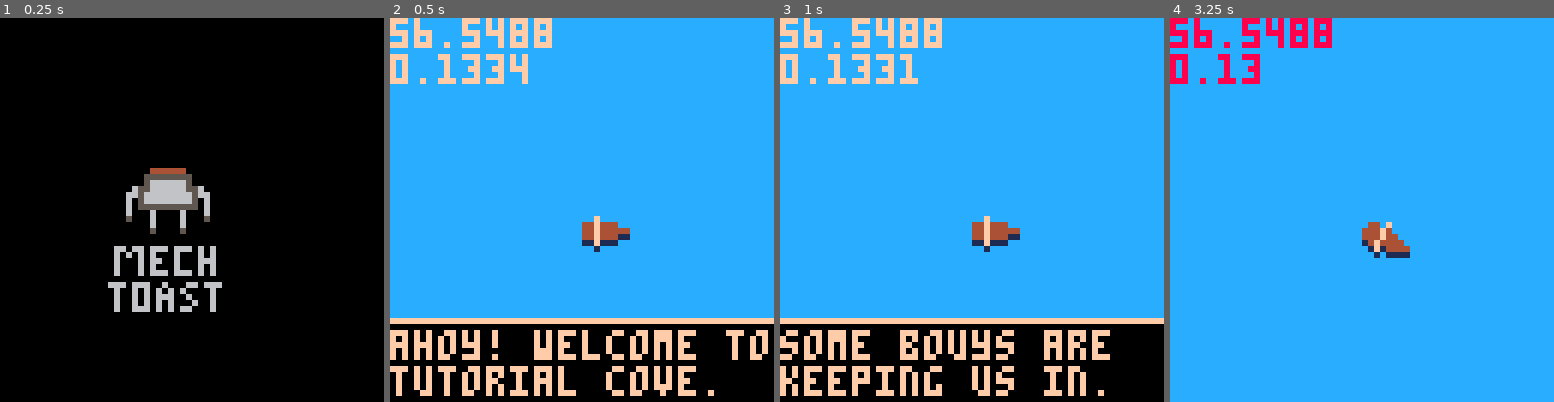
Above: before the commit, frames 1-4 (left to right).
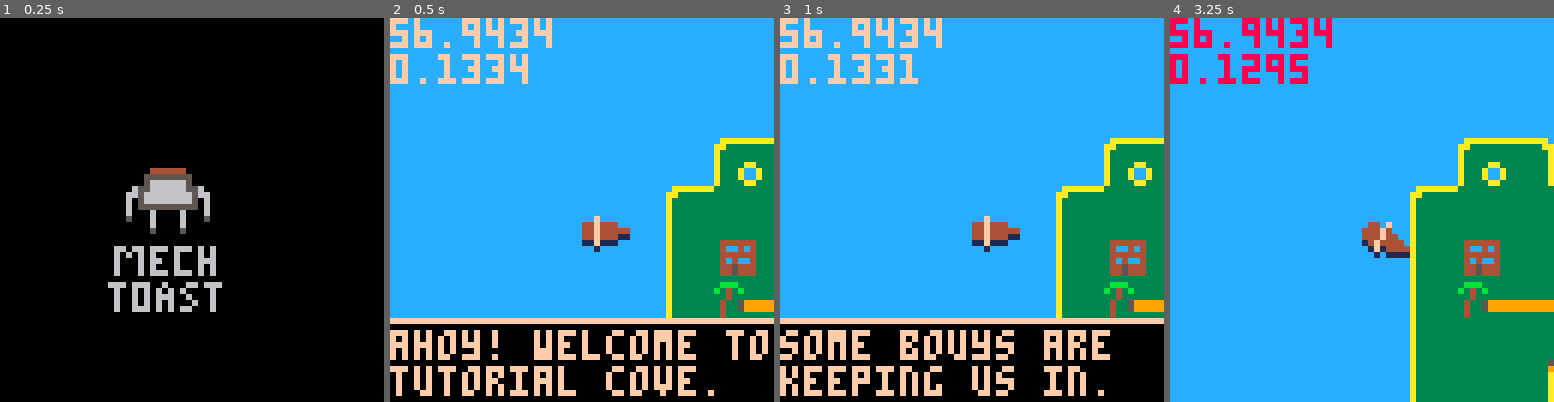
Above: after the commit, the same moments.

Repository: m-r-hunt/Pico-8-Carts
Game: PICO-8 cartridge lowrezjam.p8
Two runs of this game, one before a commit and one after it. Both use one fixed random seed, a clock stepped at 60 frames per second and the inputs below.
Inputs:
- Up to frame 1 (0.25 s): no input
- Up to frame 2 (0.5 s): tap X (X key) at 0.33 s
- Up to frame 3 (1 s): tap O (Z key) at 0.7 s
- Up to frame 4 (3.25 s): tap X (X key) at 1.07, 1.85, 2.97 s; hold Right 1.6-2.1 s; tap O (Z key) every 0.4 s from 1.7 to 2.9 s; hold Up 2.15-2.42 s; hold Right 2.47-3.03 s; hold Left from 3.08 s (still down)

Frame 1 is identical in both runs. In frame 2, 12% of the frame differs, in the area x 18-100%, y 0-79%; in frame 3, 12%; in frame 4, 25%, in the area x 18-100%, y 0-100%.

Commit message:
Worldo buildo.

Diff:
--- a/lowrezjam.p8
+++ b/lowrezjam.p8
@@ -103,6 +103,7 @@
    dx=0,
    dy=0,
    spd=0,
+   maxspd=2,
    ang=0}
 
 shovel=false
@@ -300,6 +301,7 @@
   if (btnp(3)) p.spd-=1
   if (btnp(4)) mapmode=not mapmode
   if (btnp(5)) dock()
+  p.spd=min(p.maxspd,p.spd)
   p.dx+=p.spd*cos(p.ang/16)
   p.dy+=p.spd*cos(p.ang/16+0.25)
   move_thing(p)
@@ -688,7 +690,7 @@
 
 
 __gff__
-0000000000010100000000000101000000000002010101010101010000010101000000000101010000030101010101010000000001010101010101010000000000000000000000000000000000000000000000000000000000000000000000000000000000000000000000000000000000000000000000000000000000000000
+0000000000010100000000000101000000000002010101010101010101000000000000020101010001010101010000000000000101010101010101010100010001010000000000000000000000000000010100000000000000000000000000000000000000000000000000000000000000000000000000000000000000000000
 0000000000000000000000000000000000000000000000000000000000000000000000000000000000000000000000000000000000000000000000000000000000000000000000000000000000000000000000000000000000000000000000000000000000000000000000000000000000000000000000000000000000000000
 __map__
 0404040404040404040404040404040404040404040404040404040404040404040404040404040404040404040404040404040404040404040404040404040404040404040404040404040404040404040404040404040404040404040404040404040404040404040404040404040404040404040404040404040404040404
@@ -699,26 +701,26 @@
 0404040404040404040404040404040404040404040404040404040404040404040404040404040404040404040404040404040404040404040404040404040404040404040404040404040404040404040404040404040404040404040404040404040404040404040404040404040404040404040404040404040404040404
 0404040404040404040414151604040404040404040404040404040404040404040404040404040404040404040404040404040404040404040404040404040404040404040404040404040404040404040404040404040404040404040404040404040404040404040404040404040404040404040404040404040404040404
 0404040404040404040424062604040404040404040404040404040404040404040404040404040404040404040404040404040404040404040404040404040404040404040404040404040404040404040404040404040404040404040404040404040404040404040404040404040404040404040404040404040404040404
-04040404040404040404240d2515151604040404040404040404040404040404040404040404040404040404040404040404040404040404040404040404040404040404040404040404040404040404040404040404040404040404040404040404040404040404040404040404040404040404040404040404040404040404
-0404040404040404040424060606063713040404040404040404040404040404040404040404040404040404040404040404040404040404040404040404040404040404040404040404040404040404040404040404040404040404040404040404040404040404040404040404040404040404040404040404040404040404
-0404040404040404040434353535353604040404040404040404040404040404040404040404040404040404040404040404040404040404040404040404040404040404040404040404040404040404040404040404040404040404040404040404040404040404040404040404040404040404040404040404040404040404
-0404040404040404040404040404040404040404040404040404040404040404040404040404040404040404040404040404040404040404040404040404040404040404040404040404040404040404040404040404040404040404040404040404040404040404040404040404040404040404040404040404040404040404
-0404040404040404040404040404040404040404040404040404040404040404040404040404040404040404040404040404040404040404040404040404040404040404040404040404040404040404040404040404040404040404040404040404040404040404040404040404040404040404040404040404040404040404
-0404040404040404040404040404040404040404040404040404040404040404040404040404040404040404040404040404040404040404040404040404040404040404040404040404040404040404040404040404040404040404040404040404040404040404040404040404040404040404040404040404040404040404
-0404040404040404040404040404040404040404040404040404040404040404040404040404040404040404040404040404040404040404040404040404040404040404040404040404040404040404040404040404040404040404040404040404040404040404040404040404040404040404040404040404040404040404
-0404040404040404040404040404040404040404040404040404040404040404040404040404040404040404040404040404040404040404040404040404040404040404040404040404040404040404040404040404040404040404040404040404040404040404040404040404040404040404040404040404040404040404
-0404040404040404040404040404040404040404040404040404040404040404040404040404040404040404040404040404040404040404040404040404040404040404040404040404040404040404040404040404040404040404040404040404040404040404040404040404040404040404040404040404040404040404
-0404040404040404040404040404040404040404040404040404040404040404040404040404040404040404040404040404040404040404040404040404040404040404040404040404040404040404040404040404040404040404040404040404040404040404040404040404040404040404040404040404040404040404
-0404040404040404040404040404040404040404040404040404040404040404040404040404040404040404040404040404040404040404040404040404040404040404040404040404040404040404040404040404040404040404040404040404040404040404040404040404040404040404040404040404040404040404
-0404040404040404040404040404040404040404040404040404040404040404040404040404040404040404040404040404040404040404040404040404040404040404040404040404040404040404040404040404040404040404040404040404040404040404040404040404040404040404040404040404040404040404
-0404040404040404040404040404040404040404040404040404040404040404040404040404040404040404040404040404040404040404040404040404040404040404040404040404040404040404040404040404040404040404040404040404040404040404040404040404040404040404040404040404040404040404
-0404040404040404040404040404040404040404040404040404040404040404040404040404040404040404040404040404040404040404040404040404040404040404040404040404040404040404040404040404040404040404040404040404040404040404040404040404040404040404040404040404040404040404
-0404040404040404040404040404040404040404040404040404040404040404040404040404040404040404040404040404040404040404040404040404040404040404040404040404040404040404040404040404040404040404040404040404040404040404040404040404040404040404040404040404040404040404
-0404040404040404040404040404040404040404040404040404040404040404040404040404040404040404040404040404040404040404040404040404040404040404040404040404040404040404040404040404040404040404040404040404040404040404040404040404040404040404040404040404040404040404
-0404040404040404040404040404040404040404040404040404040404040404040404040404040404040404040404040404040404040404040404040404040404040404040404040404040404040404040404040404040404040404040404040404040404040404040404040404040404040404040404040404040404040404
-0404040404040404040404040404040404040404040404040404040404040404040404040404141515151515160404040404040404040404040404040404040404040404040404040404040404040404040404040404040404040404040404040404040404040404040404040404040404040404040404040404040404040404
-0404040404040404040404040404040404040404040404040404040404040404040404040404241d1f252525260404040404040404040404040404040404040404040404040404040404040404040404040404040404040404040404040404040404040404040404040404040404040404040404040404040404040404040404
-0404040404040404040404040404040404040404040404040404040404040404040404040404242d2f252525260404040404040404040404040404040404040404040404040404040404040404040404040404040404040404040404040404040404040404040404040404040404040404040404040404040404040404040404
+04040404040404040404240d2515151604040404040404040404040404040404040404040404040404040404040404040404040404040404040404141515151604040404040404040404040404040404040404040404040404040404040404040404040404040404040404040404040404040404040404040404040404040404
+0404040404040404040424060628063713040404040404040404040404040404040404040404040404040404040404040404040404040404040414252525252515151515151604041415151604040404040404040404040404040404040404040404040404040404040404040404040404040404040404040404040404040404
+0404040404040404040434353535353604040404040404040404040404040404040404040404040404040404040404040404040404040404040424252525252525173535353604042425252604040404040404040404040404040404040404040404040404040404040404040404040404040404040404040404040404040404
+0404040404040404040404040404040404040404040404040404040404040404040404040404040404040404040404040404040404040404040424252525252525260404040404042425252604040404040404040404040404040404040404040404040404040404040404040404040404040404040404040404040404040404
+0404040404040404040404040404040404040404040404040404040404040404040404040404040404040404040404040404040404040404040424252525252525260404040404042425252604040404040404040404040404040404040404040404040404040404040404040404040404040404040404040404040404040404
+0404040404040404040404040404040404040404040404040404040404040404040404040404040404040404040404040404040404040404040424252525252525260404141515152525252604040404040404040404040404040404040404040404040404040404040404040404040404040404040404040404040404040404
+0404040404040404040404040404040404040404040404040404040404040404040404040404040404040404040404040404040404040404040424252525252525260404242525252525252604040404040404040404040404040404040404040404040404040404040404040404040404040404040404040404040404040404
+0404040404040404040404040404040404040404040404040404040404040404040404040404040404040404040404040404040404040404040424252525252525260404242525252525173604040404040404040404040404040404040404040404040404040404040404040404040404040404040404040404040404040404
+0404040404040404040404040404040404040404040404040404040404040404040404040404040404040404040404040404040404040404040424252525252525260404242525252525260404040404040404040404040404040404040404040404040404040404040404040404040404040404040404040404040404040404
+0404040404040404040404040404040404040404040404040404040404040404040404040404040404040404040404040404040404040404040424252525252525371304242525252525260404040404040404040404040404040404040404040404040404040404040404040404040404040404040404040404040404040404
+0404040404040404040404040404040404040404040404040404040404040404040404040404040404040404040404040404040404040404041425252525252517360404341825252525260404040404040404040404040404040404040404040404040404040404040404040404040404040404040404040404040404040404
+0404040404040404040404040404040404040404040404040404040404040404040404040404040404040404040404040404040404040404042425252525251736040404043418252525260404040404040404040404040404040404040404040404040404040404040404040404040404040404040404040404040404040404
+0404040404040404040404040404040404040404040404040404040404040404040404040404040404040404040404040404040404040404042425252525252604040404040424252525251604040404040404040404040404040404041415151515151604040404040404040404040404040404040404040404040404040404
+0404040404040404040404040404040404040404040404040404040404040404040404040404040404040404040404040404040404040404042425252525252604040404040424252525252604040404040404040404040404040404042417353535182604040404040404040404040404040404040404040404040404040404
+0404040404040404040404040404040404040404040404040404040404040404040404040404040404040404040404040404040404040404042425252525252604040404040424252525252604040404040404040404040404040404042426040404242604040404040404040404040404040404040404040404040404040404
+0404040404040404040404040404040404040404040404040404040404040404040404040404040404040404040404040404040404040404042425252525252516040404041425252525252604040404040404040404040404040404042426040504242604040404040404040404040404040404040404040404040404040404
+0404040404040404040404040404040404040404040404040404040404040404040404040404040404040404040404040404040404040404042425252525252525151515152525252525252604040404040404040404040404040404042426040404242604040404040404040404040404040404040404040404040404040404
+0404040404040404040404040404040404040404040404040404040404040404040404040404141515151515160404040404040404040404042425252517353535351825252525252525173604040404040404040404040404040404042425151515252604040404040404040404040404040404040404040404040404040404
+0404040404040404040404040404040404040404040404040404040404040404040404040404241d1f254041260404040404040404040404043435353536040404043435353535353535360404040404040404040404040404040404043435353535353604040404040404040404040404040404040404040404040404040404
+0404040404040404040404040404040404040404040404040404040404040404040404040404242d2f255051260404040404040404040404040404040404040404040404040404040404040404040404040404040404040404040404040404040404040404040404040404040404040404040404040404040404040404040404
 0404040404040404040404040404040404040404040404040404040404040404040404040404342525252525360404040404040404040404040404040404040404040404040404040404040404040404040404040404040404040404040404040404040404040404040404040404040404040404040404040404040404040404
 0404040404040404040404040404040404040404040404040404040404040404040404040404042425252526040404040404040404040404040404040404040404040404040404040404040404040404040404040404040404040404040404040404040404040404040404040404040404040404040404040404040404040404
 0404040404040404040404040404040404040404040404040404040404040404040404040404043435353536040404040404040404040404040404040404040404040404040404040404040404040404040404040404040404040404040404040404040404040404040404040404040404040404040404040404040404040404
Not shown, changed: 84 lines of the sprite sheet (__gfx__) section of lowrezjam.p8
